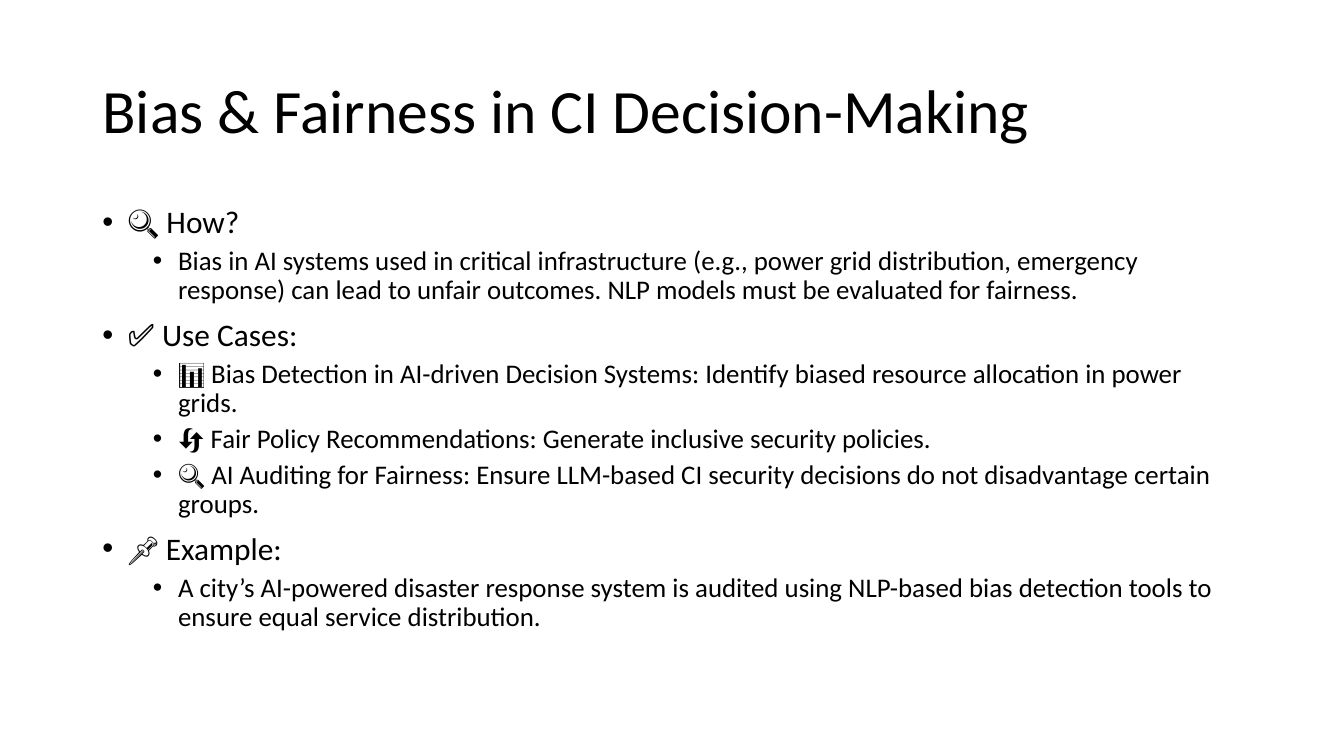
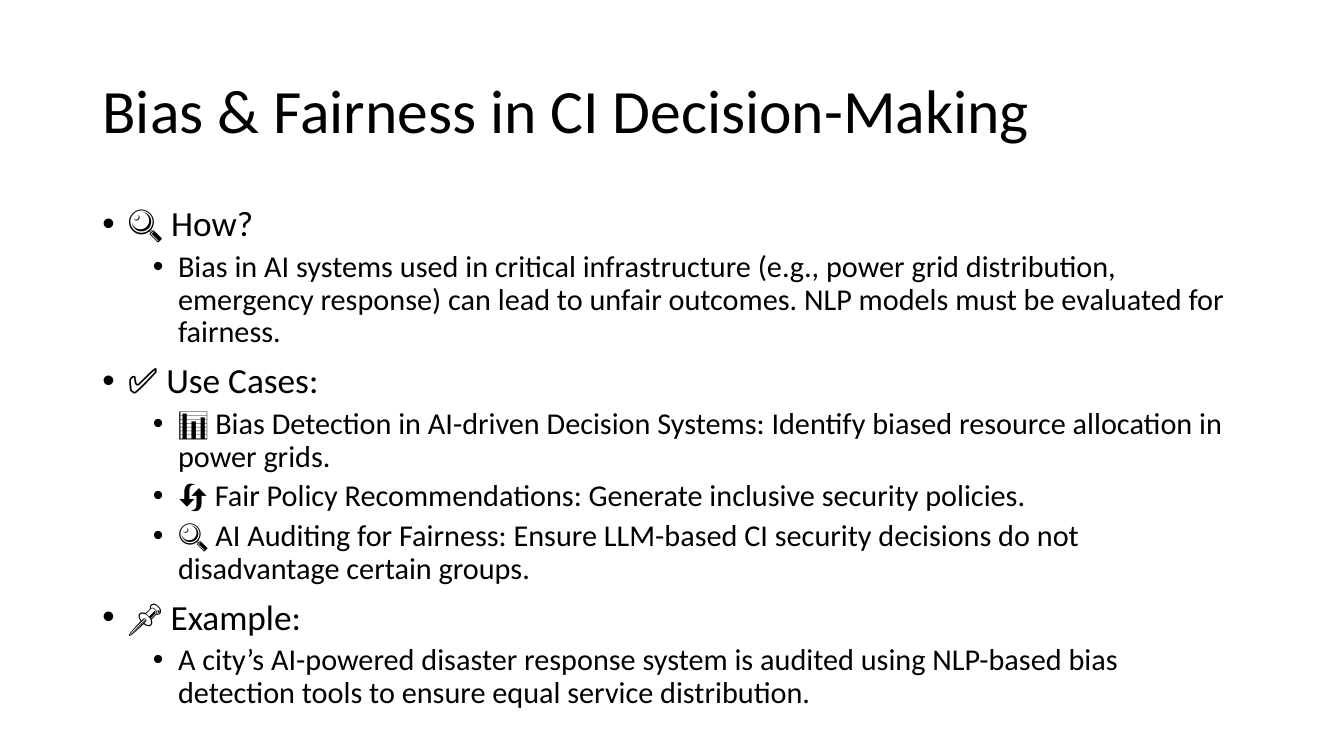
Before and after one commit to motazsaad/NLP-Theresa, a slide deck: slide 12 of slides/LLMs/NLP for CI design.pptx. Drawn at 1344x756 pixels with LibreOffice and Linux fonts; fonts in the diff are those of the drawing. Boxes give left, top, right and bottom in pixels: in the first picture for what was removed or moved away, otherwise in the second. Text is boxed around its words. In the diff, an @@ line names an element or a change of style, - is before the commit and + after.

```diff
--- a/slides/LLMs/NLP for CI design.pptx
+++ b/slides/LLMs/NLP for CI design.pptx
@@ text "🔍 How?" at (166,212,1224,708): size 22.4 to 25.2 pt in "🔍 How?", "✅ Use Cases:", "📌 Example:"; size 19.2 to 21.6 pt @@
```
Also in this commit, not shown: 7 other slides changed, 24 slides removed.
